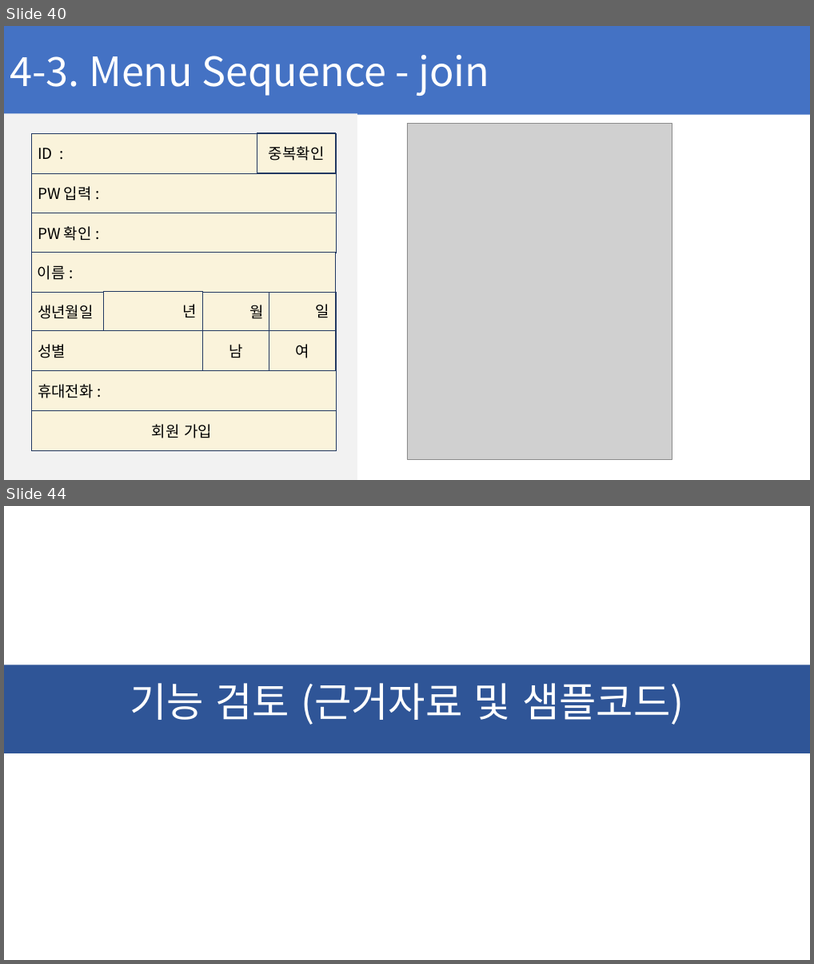
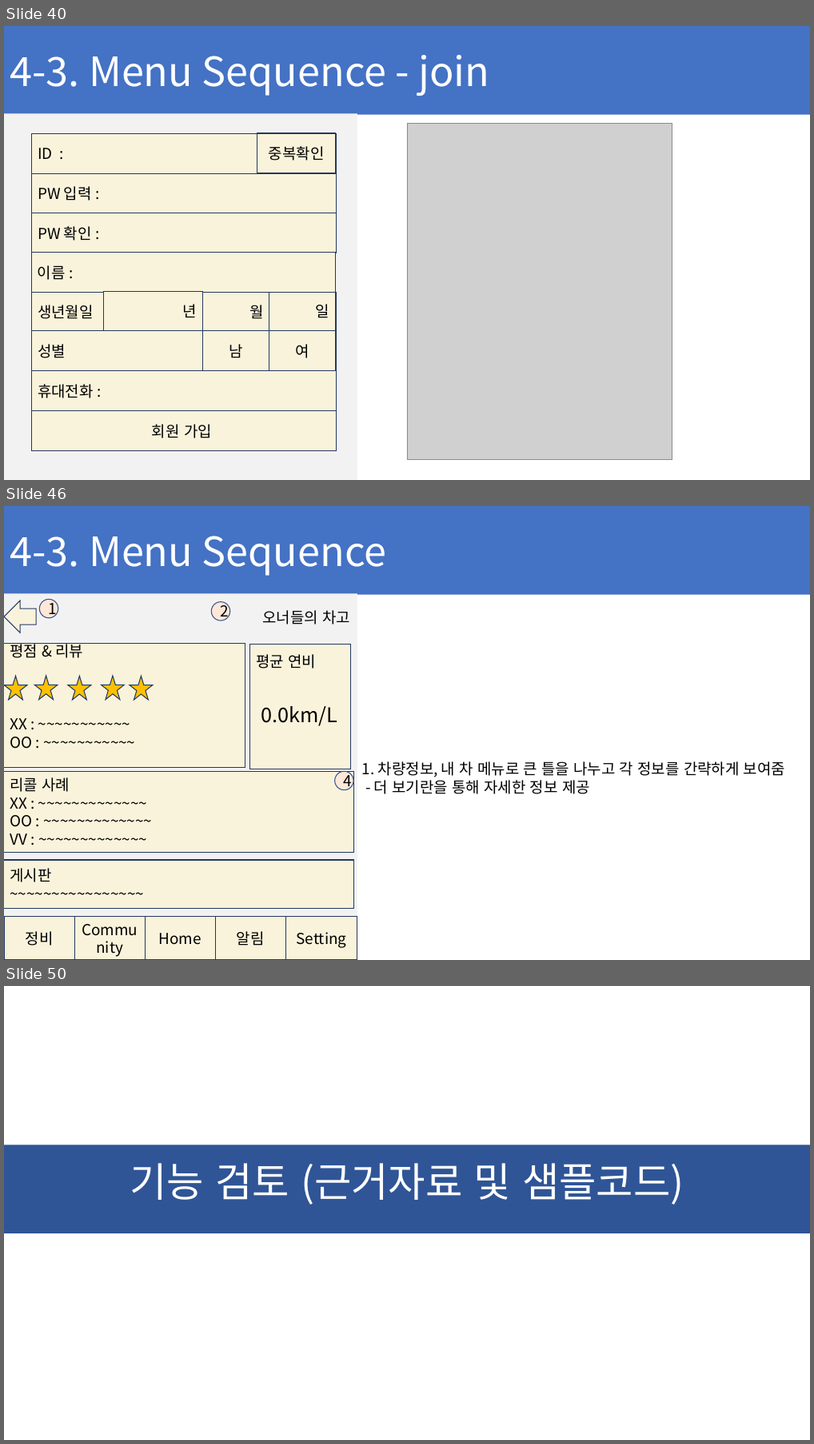
Before and after one commit to ChaeSung-Lee/DJ_InternShip, a slide deck: 2021_Summer/jp.hong/Project_BnC_jph.pptx. Shown one above the other, each under a label of ours: slides 40 and 44 before the commit, slides 40, 46 and 50 after it; the slides between them are not shown. The pictures are 814x964 and 814x1444 pixels, drawn with LibreOffice and Linux fonts; fonts in the diff are those of the drawing; grey boxes stand for pictures. Boxes give left, top, right and bottom in pixels: in the first picture for what was removed or moved away, otherwise in the second. Text is boxed around its words. In the diff, an @@ line names an element or a change of style, - is before the commit and + after.

Commit message:
add Menu_Sequence

```diff
--- a/2021_Summer/jp.hong/Project_BnC_jph.pptx
+++ b/2021_Summer/jp.hong/Project_BnC_jph.pptx
@@ slide 46 added at bbox=[4, 506, 810, 960], background #FFFFFF @@
@@ rectangle added at bbox=[4, 506, 810, 594], fill #4472C4, 48 pt, text #FFFFFF @@
+4-3. Menu Sequence
@@ group added at bbox=[4, 594, 358, 960]: 9 rectangles, 5 stars, 4 ellipses, 2 texts, 1 left arrow @@
+정비
+Community
+Home
+알림
+Setting
+평점 & 리뷰
+XX : ~~~~~~~~~~~
+OO : ~~~~~~~~~~~
+리콜 사례
+XX : ~~~~~~~~~~~~~
+OO : ~~~~~~~~~~~~~
+VV : ~~~~~~~~~~~~~
+1
+2
+오너들의 차고
+4
+평균 연비
+0.0km/L
@@ text added at bbox=[362, 761, 786, 794], 18 pt, text #000000 @@
+1. 차량정보, 내 차 메뉴로 큰 틀을 나누고 각 정보를 간략하게 보여줌
+- 더 보기란을 통해 자세한 정보 제공
@@ rectangle added at bbox=[4, 860, 354, 909], fill #FAF3DB, outline #223961 1 pt, 18 pt, text #000000 @@
+게시판
+~~~~~~~~~~~~~~~~
@@ what was slide 44 is now slide 50 @@
```
Also in this commit, not shown: 4 slides changed, 5 other slides added.
